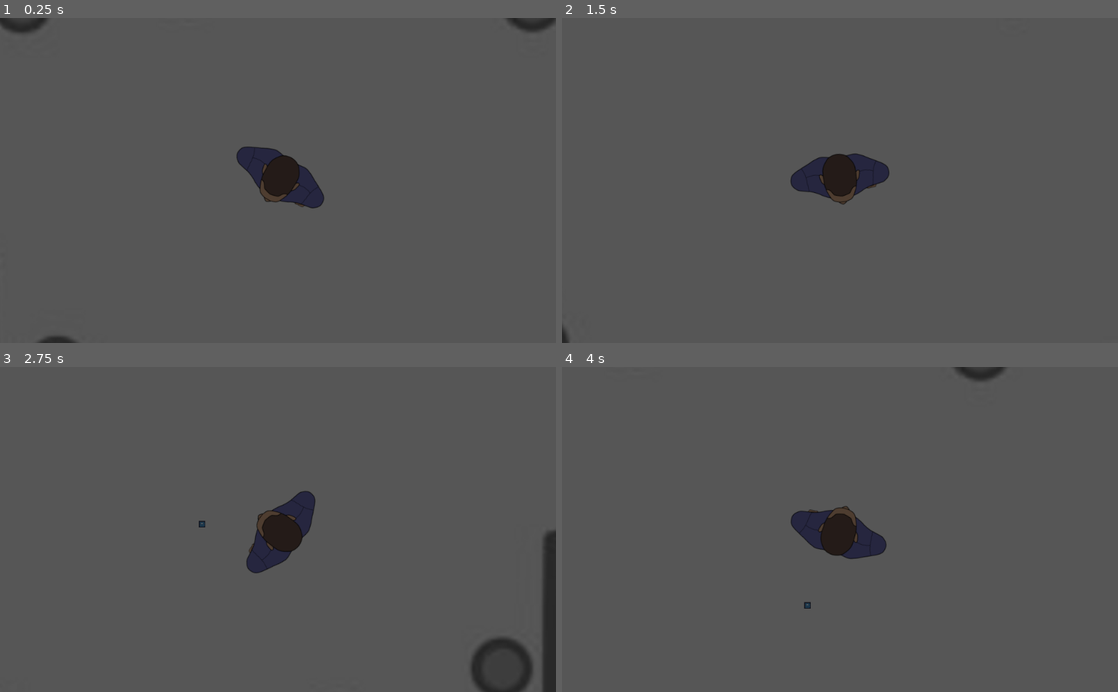
Above: before the commit, frames 1-4 (two rows, left to right).
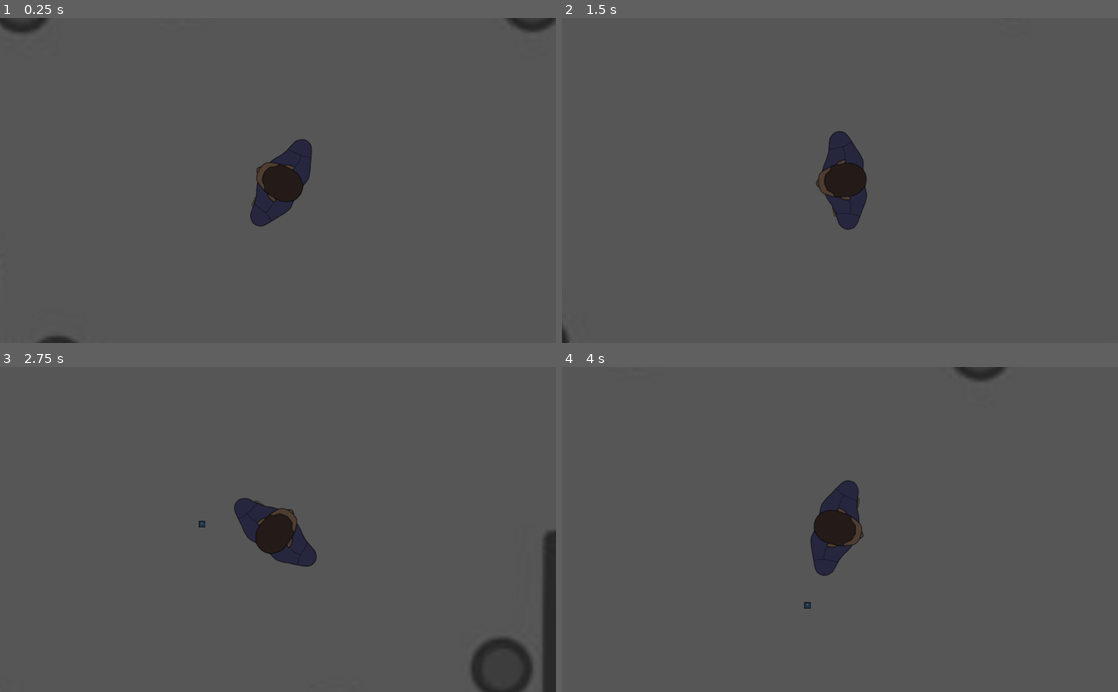
Above: after the commit, the same moments.

Repository: Tretjak/Projekt-vt21
Game: Godot game, scene res://main.tscn
The game is run twice, just before and just after one commit, with the same random seed, the same clock (stepped at 60 frames per second) and the same inputs. The engine's default icon, where the game draws it, is replaced by a stand-in: a white triangle on a blue panel in a dark square. Sound files missing from this copy of the repository are replaced by a short silence.
Inputs (mouse positions are in pixels of both pictures, inside the frame that each line leads up to):
- Up to frame 1 (0.25 s): no input
- Up to frame 2 (1.5 s): tap Enter (ui_accept) at 0.5, 0.77 s; move the mouse to (962, 164) at 0.52 s; hold Right (ui_right) 0.53-1.28 s; move the mouse to (728, 196) at 1.27 s; hold Down (ui_down) from 1.28 s (still down)
- Up to frame 3 (2.75 s): tap Enter (ui_accept) at 1.52 s; move the mouse to (333, 458) at 2.02 s; release Down (ui_down) at 2.03 s; hold Right (ui_right) from 2.03 s (still down)
- Up to frame 4 (4 s): move the mouse to (812, 594) at 2.77 s; release Right (ui_right) at 2.78 s; hold Up (ui_up) 2.78-3.53 s; tap Enter (ui_accept) at 3.02, 3.77 s; move the mouse to (1006, 578) at 3.52 s; hold Left (ui_left) from 3.53 s (still down)

The runs differ from the first frame. In frame 1, 1.9% of the frame differs, in the area x 42-59%, y 37-65%; in frame 2, 1.9%; in frame 3, 1.9%; in frame 4, 1.9%.

Commit message:
Animation

Diff:
--- a/Projekt vt21/Animation/Charachter.tscn
+++ b/Projekt vt21/Animation/Charachter.tscn
@@ -11,25 +11,28 @@
 [node name="Charachter" type="Node2D"]
 
 [node name="Head" type="Sprite" parent="."]
+rotation = 1.5708
 z_index = 1
 texture = ExtResource( 1 )
 
 [node name="RightFoot" type="Sprite" parent="."]
 show_behind_parent = true
-position = Vector2( 19, 0 )
+position = Vector2( 0, 19 )
+rotation = 1.5708
 z_index = -2
 texture = ExtResource( 3 )
-offset = Vector2( 0, -8.10534 )
+offset = Vector2( 0, -7.32469 )
 
 [node name="LeftFoot" type="Sprite" parent="."]
 show_behind_parent = true
-position = Vector2( -20, 0 )
+position = Vector2( 0, -20 )
+rotation = 1.5708
 z_index = -2
 texture = ExtResource( 4 )
-offset = Vector2( 0, 6.75445 )
+offset = Vector2( 0, 6.10391 )
 
 [node name="Torso" type="Sprite" parent="."]
-rotation = 0.0235775
+rotation = 1.5921
 texture = ExtResource( 2 )
 region_rect = Rect2( 192, 192, 192, 192 )
 
@@ -38,14 +41,14 @@
 position = Vector2( -59, 0 )
 z_index = -1
 texture = ExtResource( 6 )
-offset = Vector2( 0, -4.05267 )
+offset = Vector2( 0, -3.66235 )
 
 [node name="RightHand" type="Sprite" parent="Torso"]
 show_behind_parent = true
 position = Vector2( 58, 0 )
 z_index = -1
 texture = ExtResource( 5 )
-offset = Vector2( 0, 4.05267 )
+offset = Vector2( 0, 3.66235 )
 
 [node name="AnimationPlayer" type="AnimationPlayer" parent="."]
 root_node = NodePath("../Torso")
--- a/Projekt vt21/Animation/Charanim.tres
+++ b/Projekt vt21/Animation/Charanim.tres
@@ -14,7 +14,7 @@
 "times": PoolRealArray( 0, 0.5, 1, 1.5, 2 ),
 "transitions": PoolRealArray( 1, 1, 1, 1, 1 ),
 "update": 0,
-"values": [ 0.0, 4.0, 0.0, -4.0, 0.0 ]
+"values": [ 90.0, 94.0, 90.0, 86.0, 90.0 ]
 }
 tracks/1/type = "value"
 tracks/1/path = NodePath("../RightFoot:offset")
